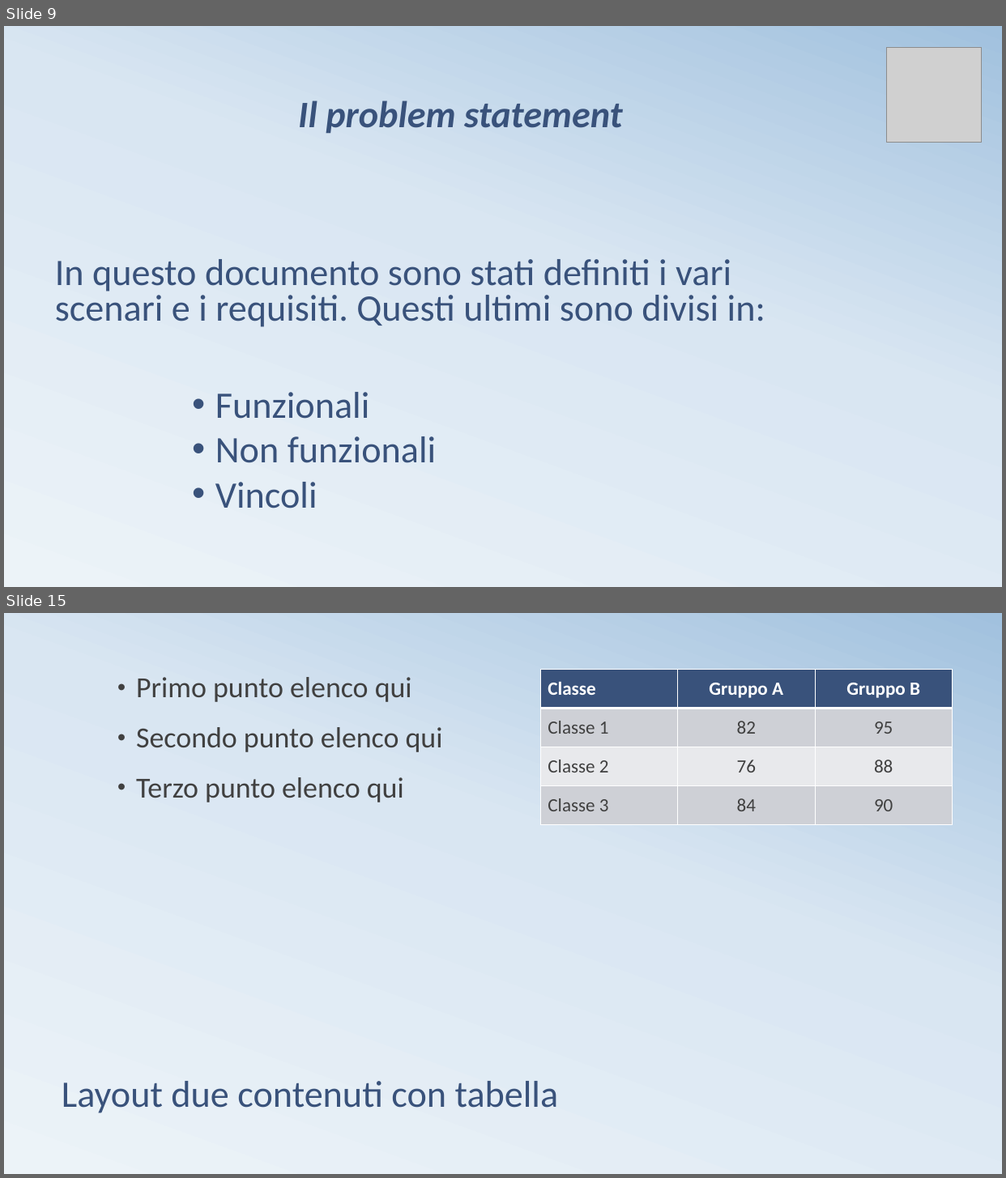
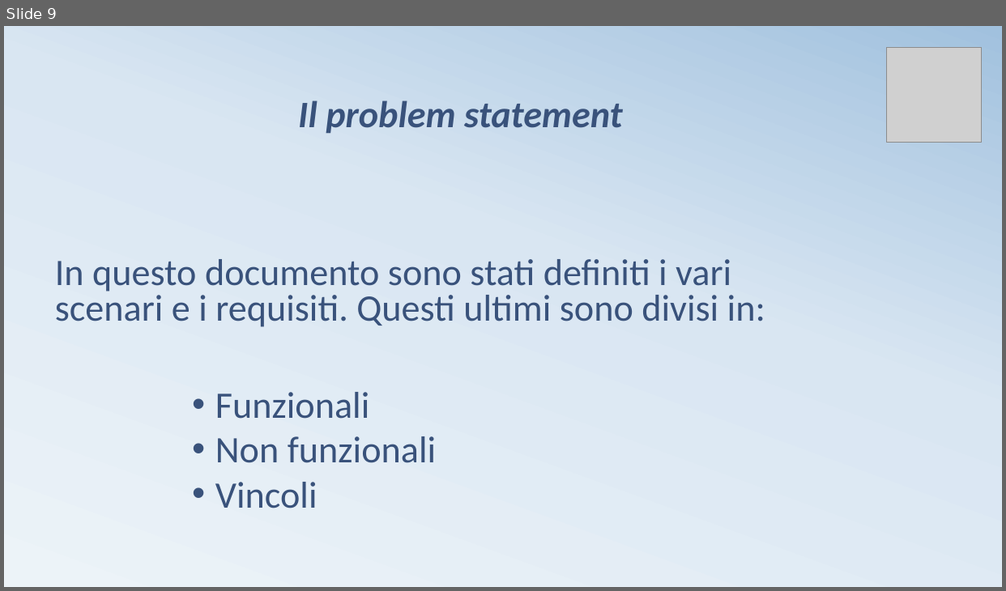
Before and after one commit to kekkox/Carcheck, a slide deck: Work product/Presentazione CarCheck.pptx. Shown one above the other, each under a label of ours: slides 9 and 15 before the commit, slide 9 after it; the slides between them are not shown. The pictures are 1006x1178 and 1006x591 pixels, drawn with LibreOffice and Linux fonts; fonts in the diff are those of the drawing; grey boxes stand for pictures. Boxes give left, top, right and bottom in pixels: in the first picture for what was removed or moved away, otherwise in the second. Text is boxed around its words. In the diff, an @@ line names an element or a change of style, - is before the commit and + after.

```diff
--- a/Work product/Presentazione CarCheck.pptx
+++ b/Work product/Presentazione CarCheck.pptx
@@ slide 15 removed at (x1=4, y1=613, x2=1002, y2=1174), background gradient #ECF3F8 to #D9E6F2 to #A1C1DE @@
@@ text removed at (x1=136, y1=677, x2=443, y2=803) @@
-• Primo punto elenco qui
-• Secondo punto elenco qui
-• Terzo punto elenco qui
@@ table removed at (x1=540, y1=669, x2=951, y2=825), 4 rows, 3 columns @@
-Classe | Gruppo A | Gruppo B
-Classe 1 | 82 | 95
-Classe 2 | 76 | 88
-Classe 3 | 84 | 90
@@ title removed at (x1=62, y1=1081, x2=559, y2=1114) @@
-Layout due contenuti con tabella
```
Also in this commit, not shown: 3 slides changed, 24 slides added, 12 other slides removed.
